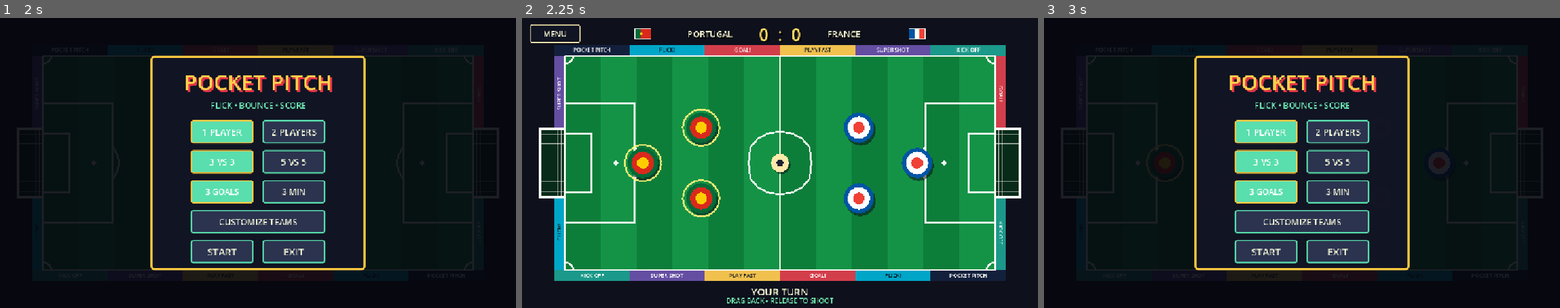
Above: before the commit, frames 1-3 (left to right).
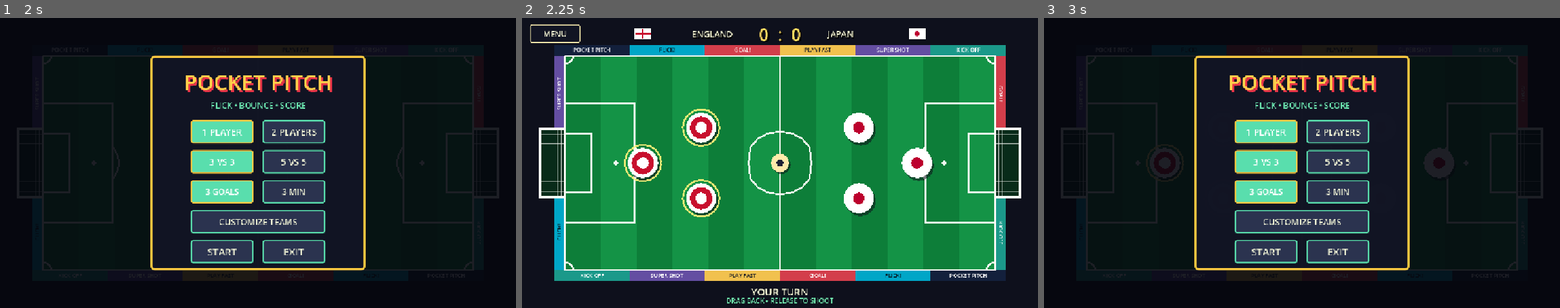
Above: after the commit, the same moments.

Repository: thokem74/3-vs-3
Game: Godot game, scene res://scenes/main.tscn
Two runs of this game, one before a commit and one after it. Both use one fixed random seed, a clock stepped at 60 frames per second and the inputs below.
Inputs:
- Up to frame 1 (2 s): click "1 PLAYER" at 0.5 s; click "1 PLAYER" at 1.25 s
- Up to frame 2 (2.25 s): click "START" at 2 s
- Up to frame 3 (3 s): click "MENU" at 2.75 s

Frame 1 is identical in both runs. In frame 2, 2.7% of the frame differs, in the area x 20-80%, y 3-68%; in frame 3, 0.5%.

Commit message:
random teams

Diff:
--- a/scripts/team_customization.gd
+++ b/scripts/team_customization.gd
@@ -60,9 +60,6 @@
 	Color("#ffffff"),
 	Color("#d52b1e"),
 ]
-const DEFAULT_TEAM_ONE_KIT := 5
-const DEFAULT_TEAM_TWO_KIT := 3
-
 @onready var team_one_tab: Button = $Panel/TeamOneTab
 @onready var team_two_tab: Button = $Panel/TeamTwoTab
 @onready var team_one_preview_body: Polygon2D = $Panel/TeamOnePreview/Body
@@ -90,16 +87,31 @@
 ]
 
 var active_team := 1
-var selected_kit_indices := [DEFAULT_TEAM_ONE_KIT, DEFAULT_TEAM_TWO_KIT]
+var selected_kit_indices := [0, 1]
 
 
 func _ready() -> void:
+	_randomize_initial_teams()
 	team_one_tab.pressed.connect(_select_team.bind(1))
 	team_two_tab.pressed.connect(_select_team.bind(2))
 	done_button.pressed.connect(hide)
 	for kit_index in kit_buttons.size():
 		kit_buttons[kit_index].pressed.connect(_select_kit.bind(kit_index))
 	_update_ui()
+
+
+func _randomize_initial_teams() -> void:
+	var random_generator := RandomNumberGenerator.new()
+	random_generator.randomize()
+
+	var team_one_kit := random_generator.randi_range(0, KIT_NAMES.size() - 1)
+	var team_two_kit := random_generator.randi_range(0, KIT_NAMES.size() - 2)
+	# Sampling from one fewer entry and skipping Team 1 keeps every valid
+	# two-team combination equally likely without retrying random values.
+	if team_two_kit >= team_one_kit:
+		team_two_kit += 1
+
+	selected_kit_indices = [team_one_kit, team_two_kit]
 
 
 func show_customization() -> void:
